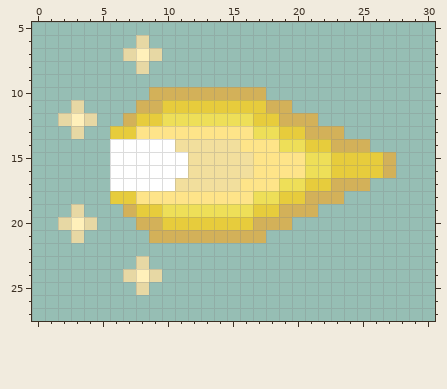
Pixel-art sprite, stored at client/shaders/projectile/lightball_right.png. Above is the file before it was changed.
The file is 160x160 pixels, drawn in blocks of 5x5; one block is one cell here. Shown: x 0..30, y 5..27.
New version:
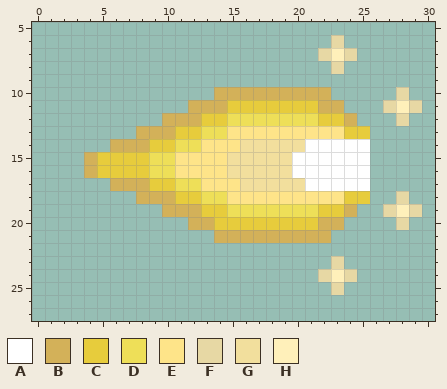
Palette (. is transparent): A #ffffff  B #d3b159  C #e7cc3c  D #eedf58  E #fee489  F #e7d8a4  G #f2df9d  H #fff0ba
From old to new:
Changed rows in their new state; - is an unchanged pixel.
first column x 2:
 6 ------.--------------F------
 7 -----...------------FHF-----
 8 ------.--------------F------
10 -------.....----BBBBB-----F-
11 -.----....BBB---CCCCBB---FHF
12 ...--...BBBCC--DDDDDCCB---F-
13 -.--..BBBCCDD--EEEEEEECC----
14 ----BBBCCDDEEEGGGGGAAAAA----
15 --BCCCCDDEEEE--GGGAAAAAA..--
16 --BCCCCDDEEEE--GGGAAAAAA..--
17 ----BBBCCDDEEEGGGGGAAAAA----
18 ----..BBBCCDD--EEEEEEECC--F-
19 -.---...BBBCC--DDDDDCCB--FHF
20 ...---....BB---CCCCCBB----F-
21 -.-----.....----BBBBB-------
23 ------.--------------F------
24 -----...------------FHF-----
25 ------.--------------F------
